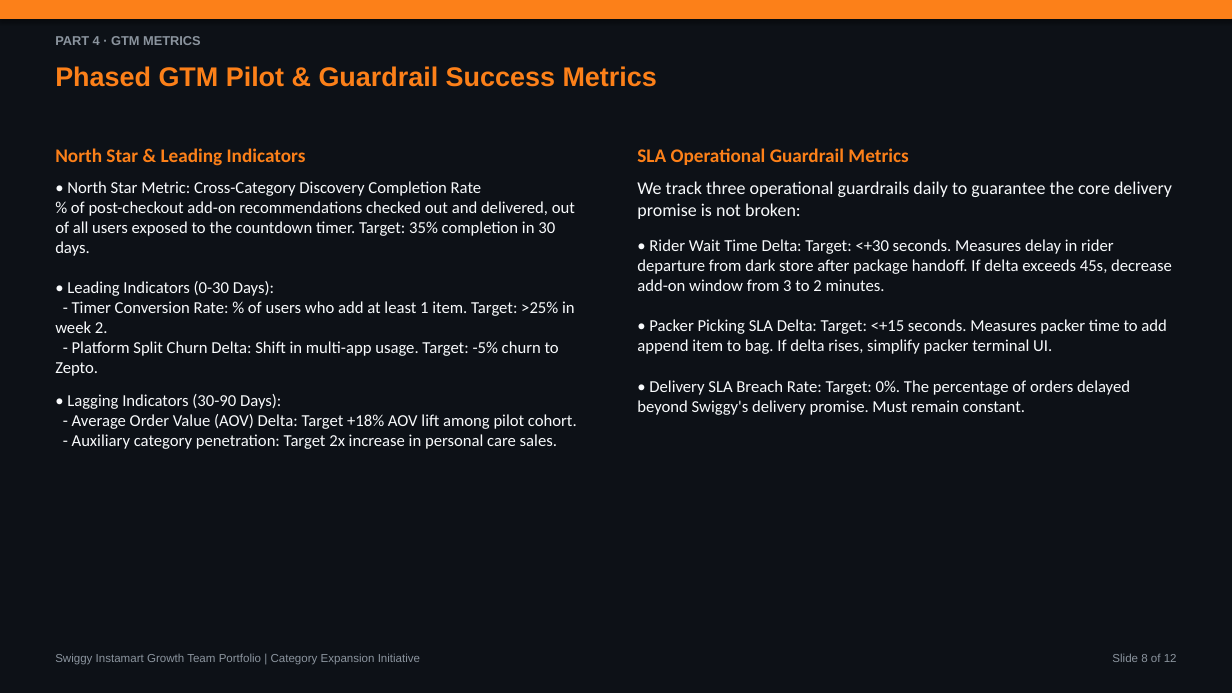
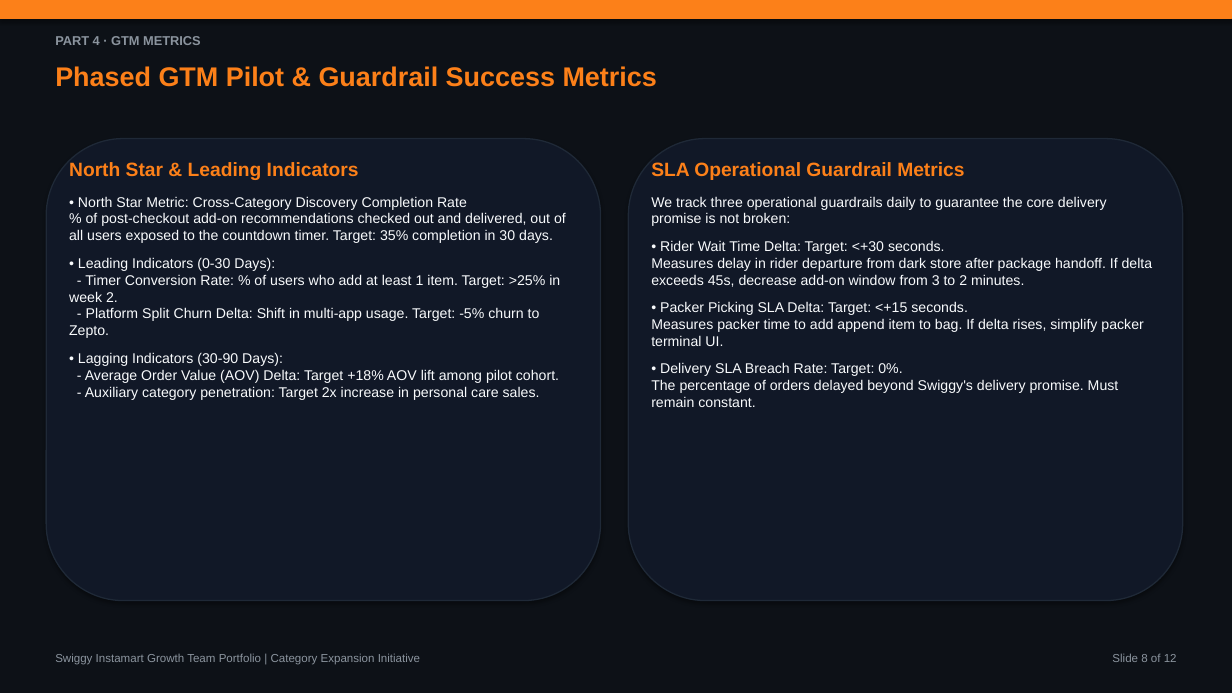
Before and after one commit to aashritamalviya1999/swiggy-instamart-discovery, a slide deck: slide 8 of NL Swiggy Instamart.pptx. Drawn at 1232x693 pixels with LibreOffice and Linux fonts; fonts in the diff are those of the drawing. Boxes give left, top, right and bottom in pixels: in the first picture for what was removed or moved away, otherwise in the second. Text is boxed around its words. In the diff, an @@ line names an element or a change of style, - is before the commit and + after.

Commit message:
Convert slide text layouts to clean visual card cards to improve PM case study readability

```diff
--- a/NL Swiggy Instamart.pptx
+++ b/NL Swiggy Instamart.pptx
@@ rounded rectangle added at box(46, 139, 601, 601), fill #111827, outline #1F2937 1 pt @@
@@ rounded rectangle added at box(628, 139, 1183, 601), fill #111827, outline #1F2937 1 pt @@
@@ text "North Star & Leading Indicators": place and size @@
-text "North Star & Leading Indicators" at box(55, 148, 577, 449)
+text "North Star & Leading Indicators" at box(69, 162, 566, 400)
@@ text at box(69, 162, 559, 400): font Calibri to Arial in "North Star & Leading Indicators", "• Lagging Indicators (30-90 Days): - Average ..."; size 13 to 11 pt in "• Lagging Indicators (30-90 Days): - Average ..."; more space between paragraphs @@
@@ text "SLA Operational Guardrail Metrics": place and size @@
-text "SLA Operational Guardrail Metrics" at box(637, 148, 1172, 415)
+text "SLA Operational Guardrail Metrics" at box(651, 162, 1153, 407)
@@ text at box(651, 162, 1107, 226): font Calibri to Arial in "SLA Operational Guardrail Metrics", "We track three operational guardrails daily to ..."; size 14 to 11 pt in "We track three operational guardrails daily to ..."; more space between paragraphs; less space between paragraphs @@
@@ text at box(69, 196, 566, 338): text changed; size 13 to 11 pt; font Calibri to Arial @@
-• North Star Metric: Cross-Category Discovery Completion Rate
-% of post-checkout add-on recommendations checked out and delivered, out of all users exposed to the countdown timer. Target: 35% completion in 30 days.
-• Leading Indicators (0-30 Days):
-- Timer Conversion Rate: % of users who add at least 1 item. Target: >25% in week 2.
-- Platform Split Churn Delta: Shift in multi-app usage. Target: -5% churn to Zepto.
+• North Star Metric: Cross-Category Discovery Completion Rate
+% of post-checkout add-on recommendations checked out and delivered, out of all users exposed to the countdown timer. Target: 35% completion in 30 days.
+• Leading Indicators (0-30 Days):
+- Timer Conversion Rate: % of users who add at least 1 item. Target: >25% in week 2.
+- Platform Split Churn Delta: Shift in multi-app usage. Target: -5% churn to Zepto.
@@ text at box(651, 240, 1153, 407): text changed; size 13 to 11 pt; font Calibri to Arial @@
-• Rider Wait Time Delta: Target: <+30 seconds. Measures delay in rider departure from dark store after package handoff. If delta exceeds 45s, decrease add-on window from 3 to 2 minutes.
-• Packer Picking SLA Delta: Target: <+15 seconds. Measures packer time to add append item to bag. If delta rises, simplify packer terminal UI.
-• Delivery SLA Breach Rate: Target: 0%. The percentage of orders delayed beyond Swiggy's delivery promise. Must remain constant.
+• Rider Wait Time Delta: Target: <+30 seconds.
+Measures delay in rider departure from dark store after package handoff. If delta exceeds 45s, decrease add-on window from 3 to 2 minutes.
+• Packer Picking SLA Delta: Target: <+15 seconds.
+Measures packer time to add append item to bag. If delta rises, simplify packer terminal UI.
+• Delivery SLA Breach Rate: Target: 0%.
+The percentage of orders delayed beyond Swiggy's delivery promise. Must remain constant.
```
Also in this commit, not shown: 8 other slides changed, 1 other file.
